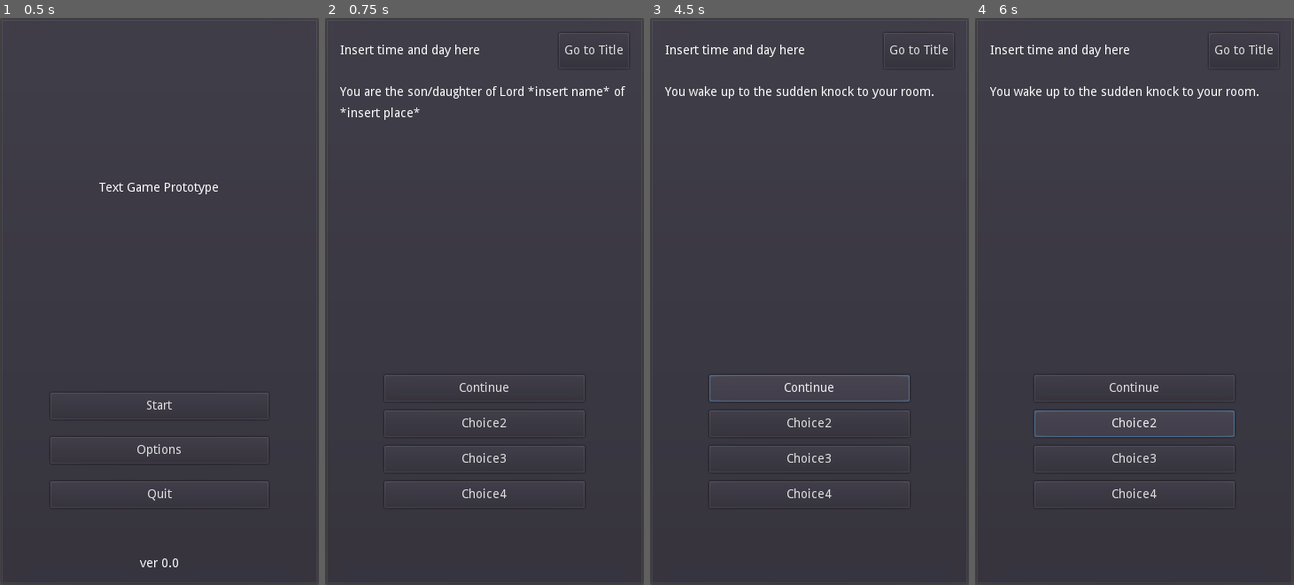
Above: before the commit, frames 1-4 (left to right).
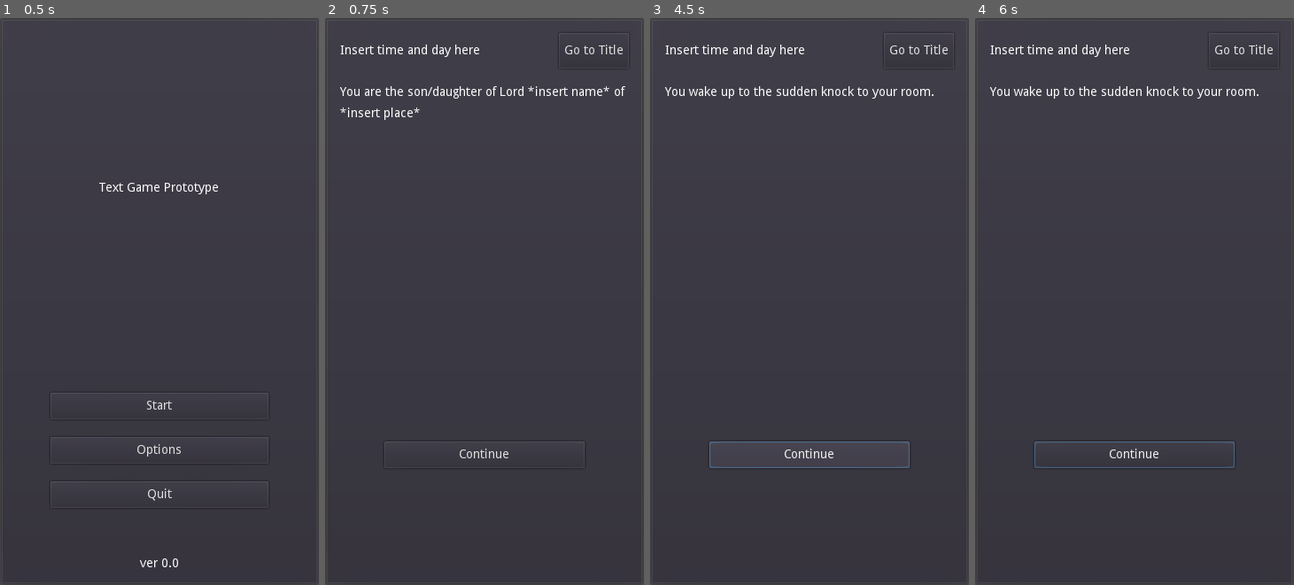
Above: after the commit, the same moments.

Repository: philipuriarte/A-Churchyard-of-Orphans
Game: Godot game, scene res://scenes/main.tscn
Two runs of this game, one before a commit and one after it. Both use one fixed random seed, a clock stepped at 60 frames per second and the inputs below.
Inputs (mouse positions are in pixels of both pictures, inside the frame that each line leads up to):
- Up to frame 1 (0.5 s): no input
- Up to frame 2 (0.75 s): click "Start" at 0.5 s
- Up to frame 3 (4.5 s): click "Go to Title" at 1.25 s; click "Start" at 2 s; click "Go to Title" at 2.75 s; click "Start" at 3.5 s; click "Continue" at 4.25 s
- Up to frame 4 (6 s): click "Continue" at 5 s; click (1134, 426) at 5.75 s, where only the run before the commit has a clickable "Choice2"

Frame 1 is identical in both runs. In frame 2, 0.9% of the frame differs, in the area x 18-82%, y 62-85%; in frame 3, 1.3%; in frame 4, 1.2%.
Error in both runs: Invalid get index 'text' (on base: 'String'). (res://logic/game_screen_logic/content.gd:45)

Commit message:
Update all choice buttons visibility to false in content scene

Diff:
--- a/scenes/game_screen_scenes/content.tscn
+++ b/scenes/game_screen_scenes/content.tscn
@@ -12,7 +12,7 @@
 
 [node name="NarrativeText" type="RichTextLabel" parent="."]
 margin_right = 346.0
-margin_bottom = 312.0
+margin_bottom = 342.0
 size_flags_vertical = 3
 custom_constants/line_separation = 10
 text = "Insert text here"
@@ -20,7 +20,7 @@
 scroll_active = false
 
 [node name="ChoicesMargin" type="MarginContainer" parent="."]
-margin_top = 316.0
+margin_top = 346.0
 margin_right = 346.0
 margin_bottom = 496.0
 rect_min_size = Vector2( 0, 150 )
@@ -33,34 +33,38 @@
 margin_left = 50.0
 margin_top = 20.0
 margin_right = 296.0
-margin_bottom = 170.0
+margin_bottom = 140.0
 custom_constants/separation = 10
 alignment = 1
 
 [node name="Choice1" type="Button" parent="ChoicesMargin/ChoicesContainer"]
+visible = false
 margin_right = 246.0
 margin_bottom = 30.0
 rect_min_size = Vector2( 0, 30 )
 text = "Choice1"
 
 [node name="Choice2" type="Button" parent="ChoicesMargin/ChoicesContainer"]
-margin_top = 40.0
+visible = false
+margin_top = 5.0
 margin_right = 246.0
-margin_bottom = 70.0
+margin_bottom = 35.0
 rect_min_size = Vector2( 0, 30 )
 text = "Choice2"
 
 [node name="Choice3" type="Button" parent="ChoicesMargin/ChoicesContainer"]
-margin_top = 80.0
+visible = false
+margin_top = 25.0
 margin_right = 246.0
-margin_bottom = 110.0
+margin_bottom = 55.0
 rect_min_size = Vector2( 0, 30 )
 text = "Choice3"
 
 [node name="Choice4" type="Button" parent="ChoicesMargin/ChoicesContainer"]
-margin_top = 120.0
+visible = false
+margin_top = 45.0
 margin_right = 246.0
-margin_bottom = 150.0
+margin_bottom = 75.0
 rect_min_size = Vector2( 0, 30 )
 text = "Choice4"
 
